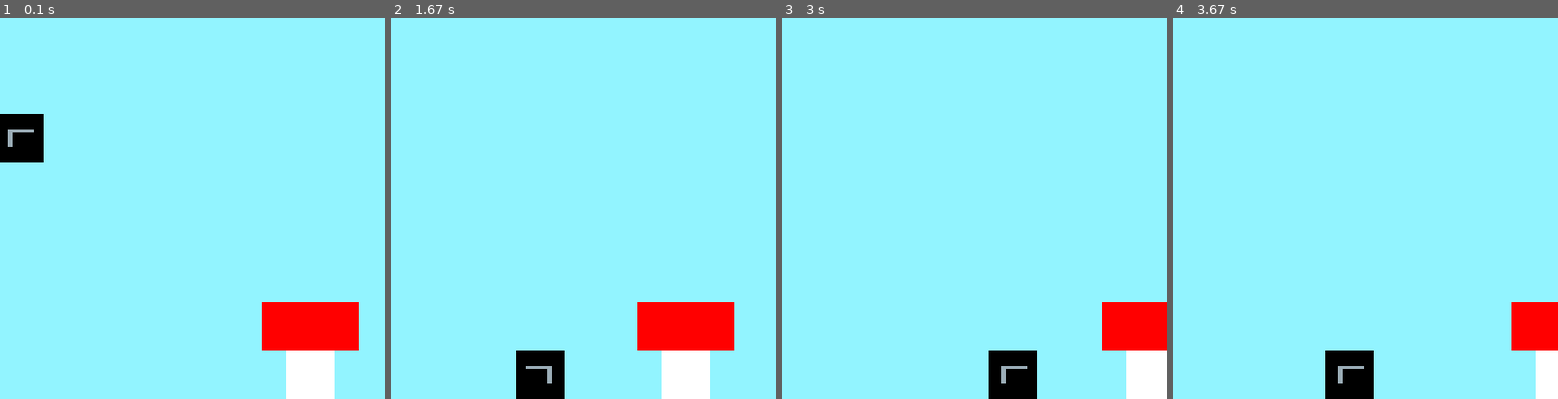
Above: before the commit, frames 1-4 (left to right).
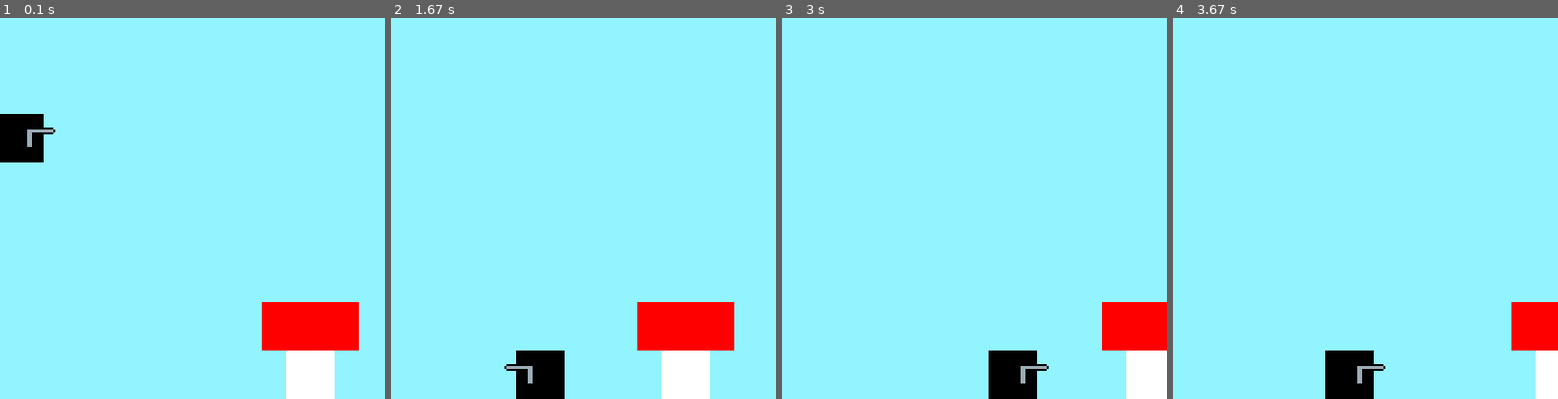
Above: after the commit, the same moments.

Repository: Jobjob321/Pygame-Platformer
Game: pygame game, started from main.py
Same seed, same stepped clock (60 frames per second), same inputs: the game is played once before the commit and once after it.
Inputs (mouse positions are % of the whole screen's width and height, from its top left):
- Up to frame 1 (0.1 s): no input
- Up to frame 2 (1.67 s): hold D 0.33-0.8 s; move the mouse to (46, 54) at 0.37 s; hold D 0.83-1.3 s; hold A from 1.33 s (still down)
- Up to frame 3 (3 s): release A at 1.87 s; hold A 1.9-2.3 s; hold D 2.33-2.97 s
- Up to frame 4 (3.67 s): hold A 3-3.47 s; hold D from 3.5 s (still down)
The pictures show only the part of the screen within x 30-80%, y 50-100%; the shares and areas given below are measured in that part.

The runs differ from the first frame. In frame 1, 0.2% of the frame differs, in the area x 2-15%, y 28-34%; in frame 2, 0.2%; in frame 3, 0.2%; in frame 4, 0.2%.

Commit message:
Added an offset to the gun

Diff:
--- a/gun.py
+++ b/gun.py
@@ -16,4 +16,11 @@
             self.Rotated = False
             self.image = pygame.transform.flip(self.image, True, False)
 
+
+        if self.Rotated == True:
+            self.x -= 20
+        if self.Rotated == False:
+            self.x += 20
+
+
         screen.blit(self.image, (self.x - scroll_x, self.y - scroll_y))
